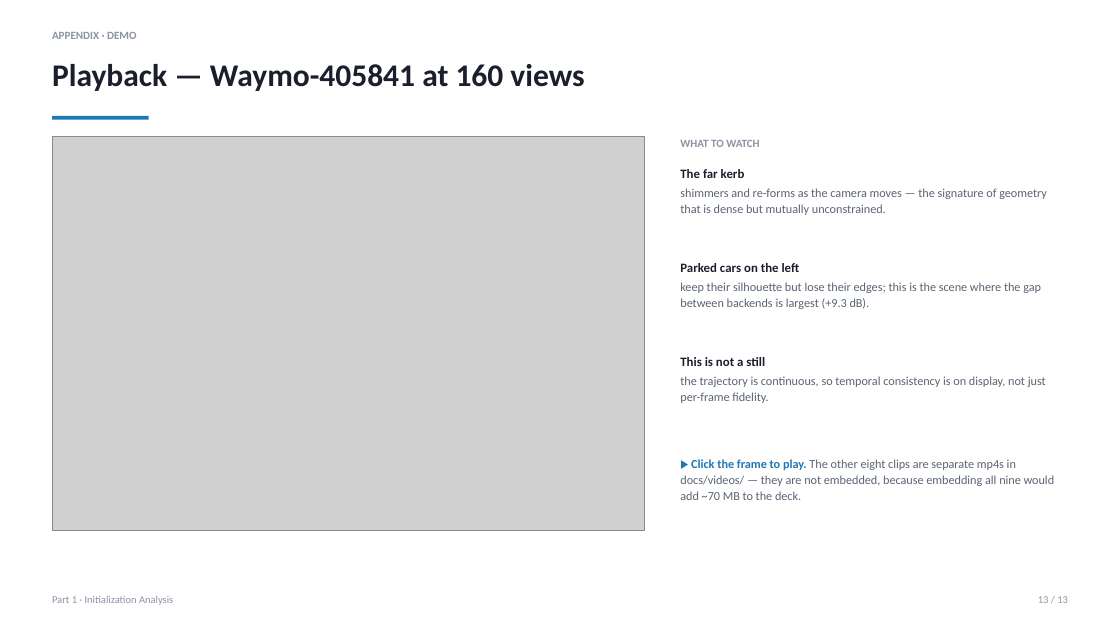
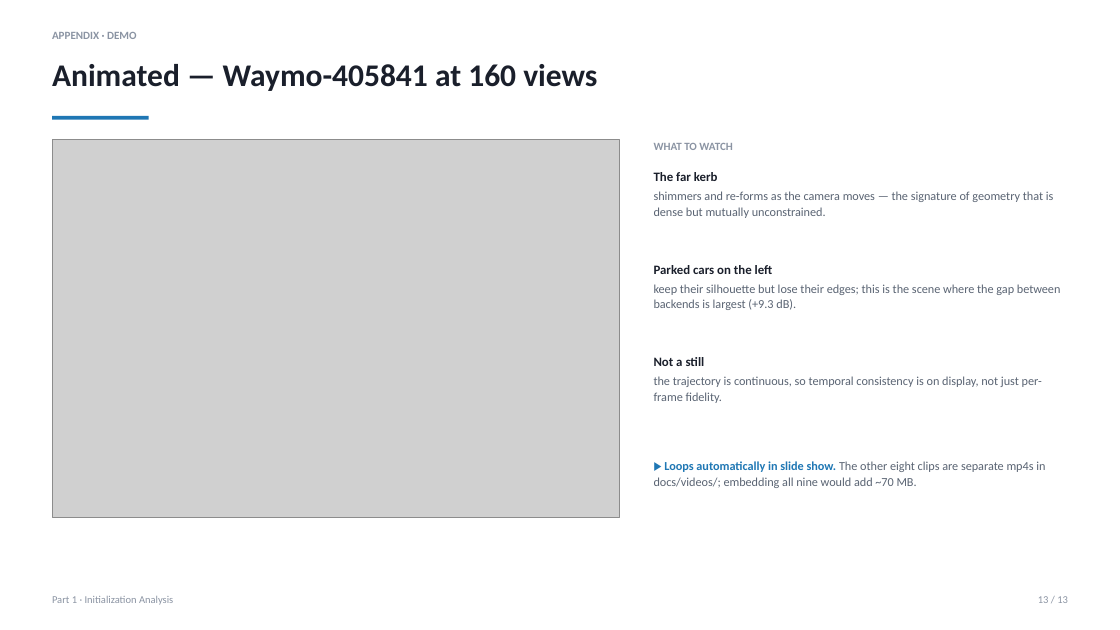
Before and after one commit to limukun6/cv, a slide deck: slide 13 of docs/PART1_SLIDES.pptx. Drawn at 1120x630 pixels with LibreOffice and Linux fonts; fonts in the diff are those of the drawing; grey boxes stand for pictures. Boxes give left, top, right and bottom in pixels: in the first picture for what was removed or moved away, otherwise in the second. Text is boxed around its words. In the diff, an @@ line names an element or a change of style, - is before the commit and + after.

```diff
--- a/docs/PART1_SLIDES.pptx
+++ b/docs/PART1_SLIDES.pptx
@@ text at bbox=[52, 64, 597, 91]: text changed @@
-Playback — Waymo-405841 at 160 views
+Animated — Waymo-405841 at 160 views
@@ picture: place and size @@
-picture at bbox=[52, 136, 644, 531]
+picture at bbox=[52, 139, 619, 518]
@@ text "WHAT TO WATCH": place and size @@
-text "WHAT TO WATCH" at bbox=[680, 140, 759, 147]
+text "WHAT TO WATCH" at bbox=[654, 143, 732, 150]
@@ text "The far kerb" rewrapped from bbox=[680, 169, 1047, 215] to bbox=[654, 172, 1054, 218] @@
@@ text "Parked cars on the left" rewrapped from bbox=[680, 263, 1041, 309] to bbox=[654, 265, 1061, 310] @@
@@ text at bbox=[654, 357, 705, 366]: text changed @@
-This is not a still
+Not a still
@@ text "Not a still": place and size @@
-text "Not a still" at bbox=[680, 357, 1046, 403]
+text "Not a still" at bbox=[654, 357, 1042, 403]
@@ text at bbox=[654, 461, 1045, 488]: text changed @@
-▶ Click the frame to play. The other eight clips are separate mp4s in docs/videos/ — they are not embedded, because embedding all nine would add ~70 MB to the deck.
+▶ Loops automatically in slide show. The other eight clips are separate mp4s in docs/videos/; embedding all nine would add ~70 MB.
```
Also in this commit, not shown: 7 other files.
